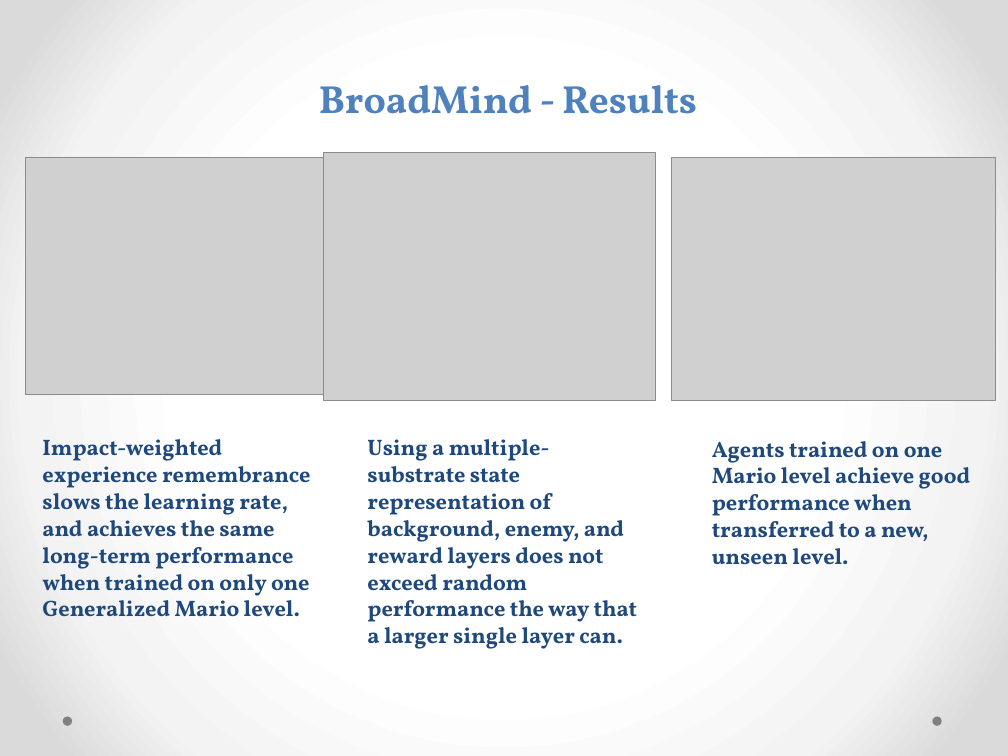
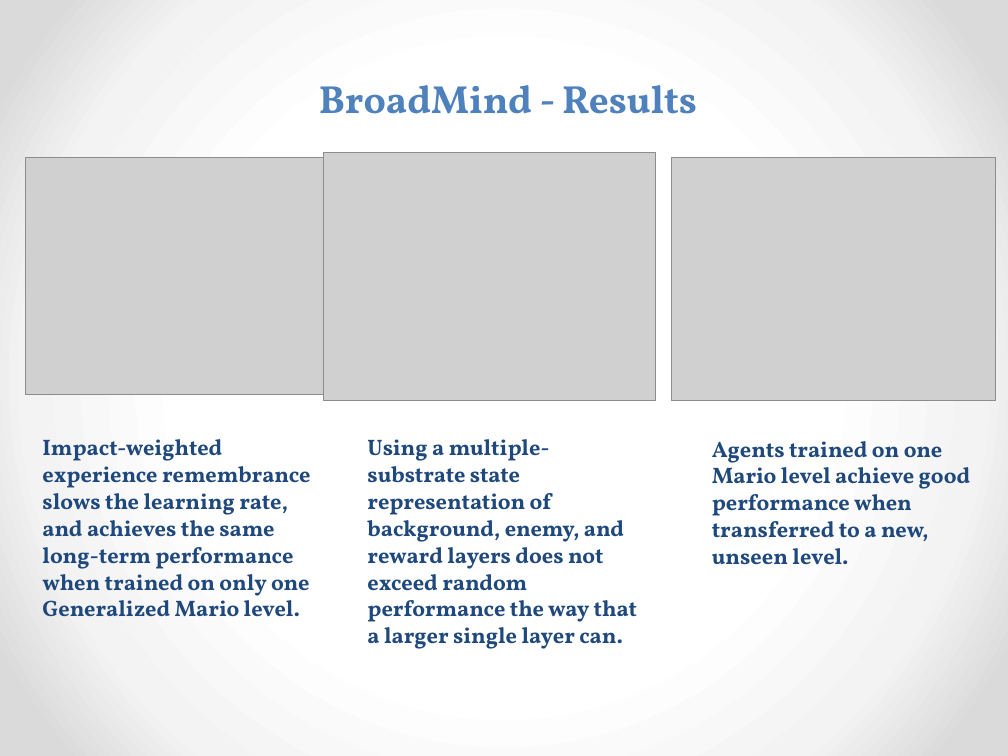
Before and after one commit to wqren/BroadMind, a slide deck: slide 2 of summary-KotfisLiOuyang.pptx. Drawn at 1008x756 pixels with LibreOffice and Linux fonts; fonts in the diff are those of the drawing; grey boxes stand for pictures. Boxes give left, top, right and bottom in pixels: in the first picture for what was removed or moved away, otherwise in the second. Text is boxed around its words. In the diff, an @@ line names an element or a change of style, - is before the commit and + after.

```diff
--- a/summary-KotfisLiOuyang.pptx
+++ b/summary-KotfisLiOuyang.pptx
@@ ellipse removed at (62, 717, 72, 726) @@
@@ ellipse removed at (932, 717, 941, 726) @@
```
Also in this commit, not shown: 1 other slide changed, 9 other files.
